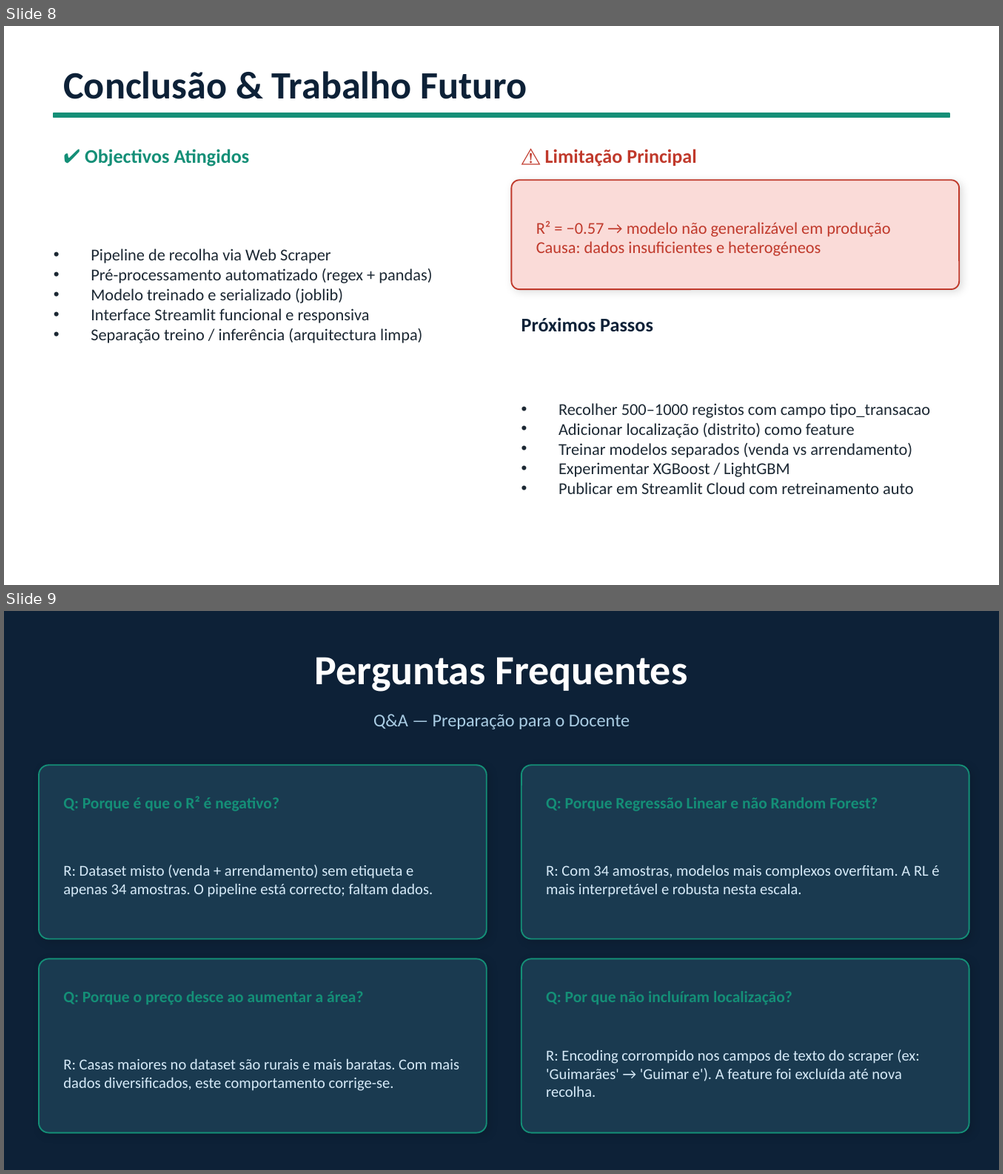
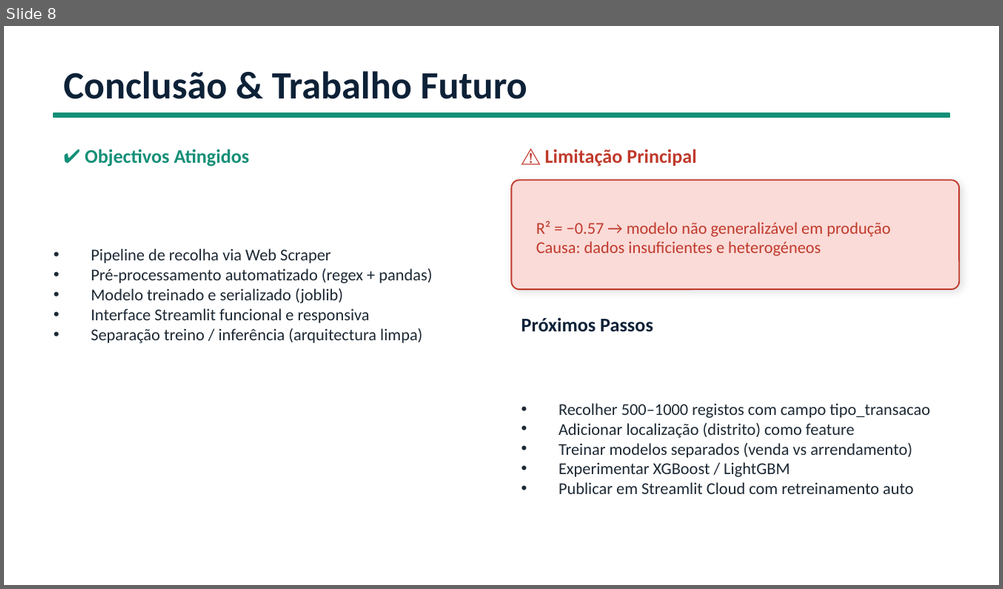
Before and after one commit to benvindo870-prog/Previsao-de-pre-o-, a slide deck: previsao_casas_apresentacao.pptx. Shown one above the other, each under a label of ours: slides 8 and 9 before the commit, slide 8 after it. The pictures are 1003x1174 and 1003x589 pixels, drawn with LibreOffice and Linux fonts; fonts in the diff are those of the drawing. Boxes give left, top, right and bottom in pixels: in the first picture for what was removed or moved away, otherwise in the second. Text is boxed around its words. In the diff, an @@ line names an element or a change of style, - is before the commit and + after.

```diff
--- a/previsao_casas_apresentacao.pptx
+++ b/previsao_casas_apresentacao.pptx
@@ slide 9 removed at bbox=[4, 611, 999, 1170], background #0D2137 @@
@@ text removed at bbox=[315, 657, 688, 692] @@
-Perguntas Frequentes
@@ text removed at bbox=[373, 714, 629, 729] @@
-Q&A — Preparação para o Docente
@@ rounded rectangle removed at bbox=[39, 765, 486, 940] @@
@@ rounded rectangle removed at bbox=[521, 765, 969, 940] @@
@@ text removed at bbox=[63, 796, 279, 812] @@
-Q: Porque é que o R² é negativo?
@@ text removed at bbox=[546, 797, 877, 812] @@
-Q: Porque Regressão Linear e não Random Forest?
@@ text removed at bbox=[63, 865, 433, 897] @@
-R: Dataset misto (venda + arrendamento) sem etiqueta e apenas 34 amostras. O pipeline está correcto; faltam dados.
@@ text removed at bbox=[546, 865, 939, 897] @@
-R: Com 34 amostras, modelos mais complexos overfitam. A RL é mais interpretável e robusta nesta escala.
@@ rounded rectangle removed at bbox=[39, 959, 486, 1133] @@
@@ rounded rectangle removed at bbox=[521, 959, 969, 1133] @@
@@ text removed at bbox=[63, 991, 363, 1005] @@
-Q: Porque o preço desce ao aumentar a área?
@@ text removed at bbox=[546, 991, 792, 1005] @@
-Q: Por que não incluíram localização?
@@ text removed at bbox=[546, 1050, 919, 1097] @@
-R: Encoding corrompido nos campos de texto do scraper (ex: 'Guimarães' → 'Guimar e'). A feature foi excluída até nova recolha.
@@ text removed at bbox=[63, 1059, 459, 1091] @@
-R: Casas maiores no dataset são rurais e mais baratas. Com mais dados diversificados, este comportamento corrige-se.
```
Also in this commit, not shown: 2 slides changed, 1 other file.
